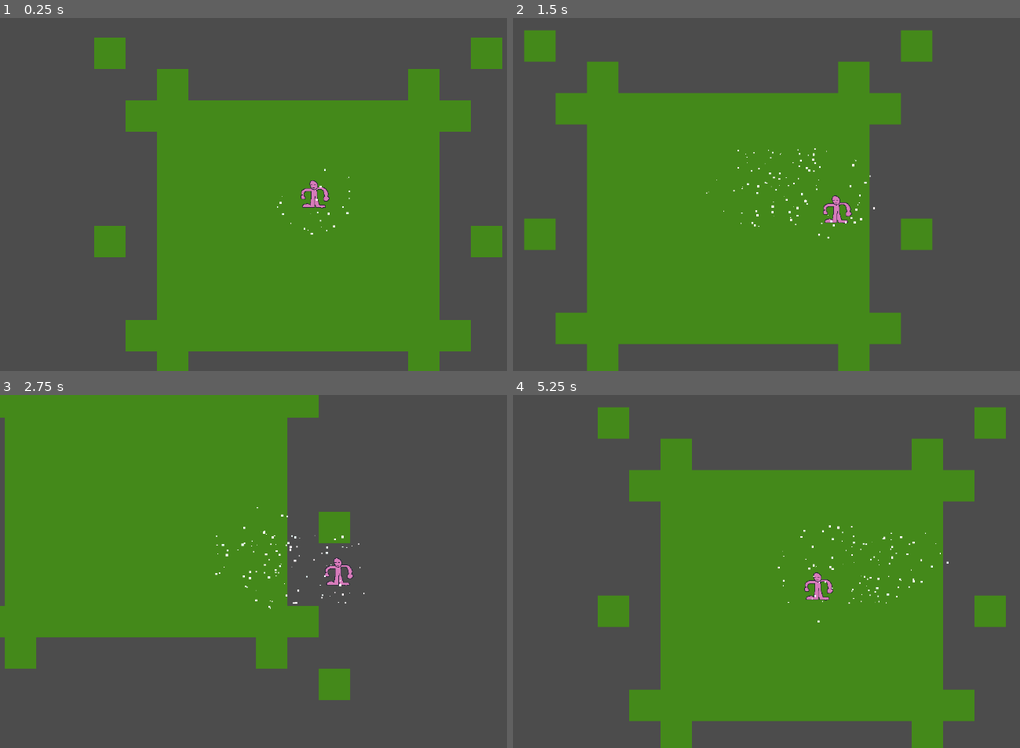
Above: before the commit, frames 1-4 (two rows, left to right).
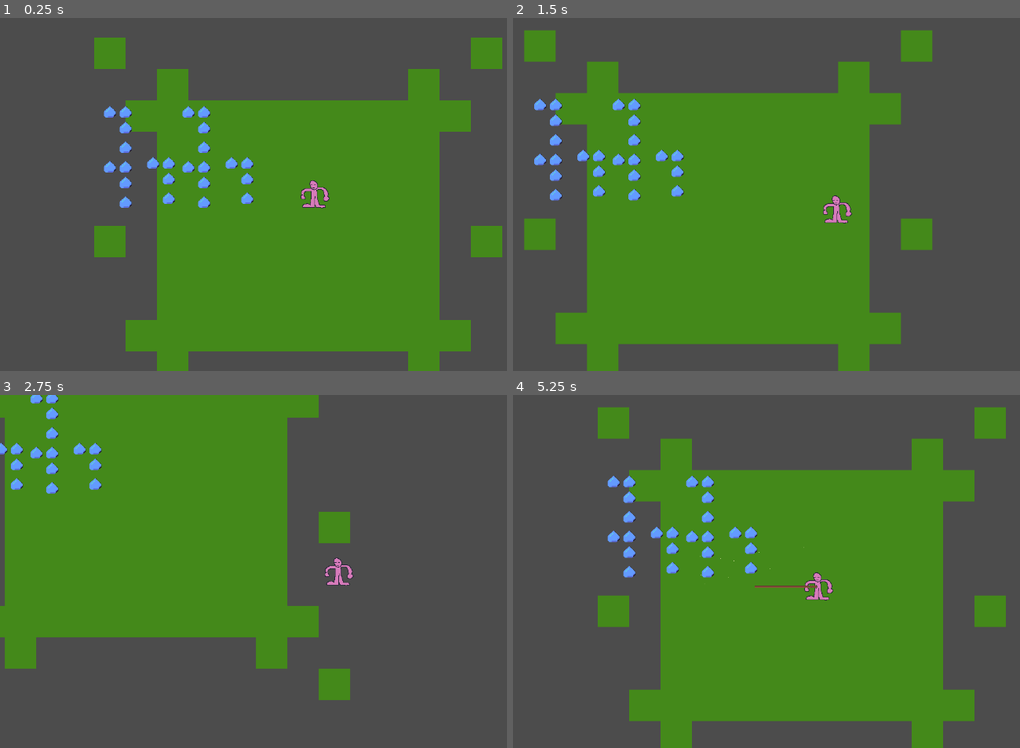
Above: after the commit, the same moments.

Repository: awindahl/rw-gamejam
Game: Godot game, scene res://TestBench.tscn
The game is run twice, just before and just after one commit, with the same random seed, the same clock (stepped at 60 frames per second) and the same inputs. The project has no main scene, so this scene is started directly.
Inputs:
- Up to frame 1 (0.25 s): no input
- Up to frame 2 (1.5 s): tap Enter (ui_accept) at 0.5, 0.77 s; hold Right (ui_right) 0.53-1.28 s; hold Down (ui_down) from 1.28 s (still down)
- Up to frame 3 (2.75 s): tap Enter (ui_accept) at 1.52 s; release Down (ui_down) at 2.03 s; hold Right (ui_right) from 2.03 s (still down)
- Up to frame 4 (5.25 s): release Right (ui_right) at 2.78 s; hold Up (ui_up) 2.78-3.53 s; tap Enter (ui_accept) at 3.02, 3.77, 4.52 s; hold Left (ui_left) 3.53-5.03 s; hold Down (ui_down) from 5.03 s (still down)

The runs differ from the first frame. In frame 1, 1.5% of the frame differs, in the area x 20-70%, y 24-62%; in frame 2, 1.6%; in frame 3, 1.1%; in frame 4, 1.7%, in the area x 18-86%, y 22-65%.

Commit message:
added whip attack and pickup

Diff:
--- /dev/null
+++ b/RW gamejam/Scenes/HitParticle.tscn
@@ -0,0 +1,24 @@
+[gd_scene load_steps=2 format=2]
+
+[sub_resource type="Curve" id=3]
+_data = [ Vector2( 0, 1 ), 0.0, 0.0, 0, 0, Vector2( 1, 0 ), 1.70188, 0.0, 0, 0 ]
+
+[node name="CPUParticles2D" type="CPUParticles2D"]
+emitting = false
+amount = 129
+one_shot = true
+speed_scale = 5.0
+explosiveness = 1.0
+local_coords = false
+emission_shape = 1
+emission_sphere_radius = 3.15
+direction = Vector2( 0.178, -0.59 )
+spread = 77.9
+initial_velocity = 73.73
+initial_velocity_random = 1.0
+linear_accel = 10.01
+linear_accel_random = 1.0
+scale_amount = 2.19
+scale_amount_random = 1.0
+scale_amount_curve = SubResource( 3 )
+color = Color( 0.933333, 0.952941, 0.701961, 1 )
--- /dev/null
+++ b/RW gamejam/Scenes/Pickup.tscn
@@ -0,0 +1,18 @@
+[gd_scene load_steps=4 format=2]
+
+[ext_resource path="res://Assets/placeholder_pickup.png" type="Texture" id=1]
+[ext_resource path="res://Scripts/Pickup.gd" type="Script" id=2]
+
+[sub_resource type="CircleShape2D" id=1]
+radius = 13.0
+
+[node name="Pickup" type="Area2D" groups=["Pickups"]]
+script = ExtResource( 2 )
+
+[node name="CollisionShape2D" type="CollisionShape2D" parent="."]
+shape = SubResource( 1 )
+
+[node name="Sprite" type="Sprite" parent="."]
+texture = ExtResource( 1 )
+
+[connection signal="body_entered" from="." to="." method="_on_Pickup_body_entered"]
--- a/RW gamejam/Scenes/Player.tscn
+++ b/RW gamejam/Scenes/Player.tscn
@@ -24,19 +24,19 @@
 shape = SubResource( 2 )
 
 [node name="CPUParticles2D" type="CPUParticles2D" parent="Hitbox"]
+visible = false
 amount = 100
+explosiveness = 1.0
 local_coords = false
+draw_order = 1
 emission_shape = 1
-emission_sphere_radius = 80.0
+emission_sphere_radius = 1.0
 direction = Vector2( 0, 0 )
 spread = 180.0
 gravity = Vector2( 0, 0 )
-scale_amount = 4.79
-scale_amount_random = 1.0
-hue_variation = 0.01
-hue_variation_random = 1.0
+initial_velocity = 80.0
+hue_variation = -0.09
 
-[node name="AttackTimer" type="Timer" parent="."]
-autostart = true
+[node name="Weapons" type="Node2D" parent="."]
 
-[connection signal="timeout" from="AttackTimer" to="." method="_on_AttackTimer_timeout"]
+[connection signal="area_entered" from="Hitbox" to="." method="_on_Hitbox_area_entered"]
--- /dev/null
+++ b/RW gamejam/Scenes/PulseAttack.tscn
@@ -0,0 +1,6 @@
+[gd_scene load_steps=2 format=2]
+
+[ext_resource path="res://Scripts/PulseAttack.gd" type="Script" id=1]
+
+[node name="PulseAttack" type="Node2D"]
+script = ExtResource( 1 )
--- /dev/null
+++ b/RW gamejam/Scenes/WhipAttack.tscn
@@ -0,0 +1,128 @@
+[gd_scene load_steps=6 format=2]
+
+[ext_resource path="res://Assets/weapon_whip_sheet.png" type="Texture" id=1]
+[ext_resource path="res://Scripts/WhipAttack.gd" type="Script" id=2]
+
+[sub_resource type="Animation" id=1]
+length = 0.001
+tracks/0/type = "value"
+tracks/0/path = NodePath("Sprite:frame")
+tracks/0/interp = 1
+tracks/0/loop_wrap = true
+tracks/0/imported = false
+tracks/0/enabled = true
+tracks/0/keys = {
+"times": PoolRealArray( 0 ),
+"transitions": PoolRealArray( 1 ),
+"update": 0,
+"values": [ 0 ]
+}
+tracks/1/type = "value"
+tracks/1/path = NodePath("Sprite:visible")
+tracks/1/interp = 1
+tracks/1/loop_wrap = true
+tracks/1/imported = false
+tracks/1/enabled = true
+tracks/1/keys = {
+"times": PoolRealArray( 0 ),
+"transitions": PoolRealArray( 1 ),
+"update": 0,
+"values": [ false ]
+}
+tracks/2/type = "value"
+tracks/2/path = NodePath("Area2D/CollisionShape2D:disabled")
+tracks/2/interp = 1
+tracks/2/loop_wrap = true
+tracks/2/imported = false
+tracks/2/enabled = true
+tracks/2/keys = {
+"times": PoolRealArray( 0 ),
+"transitions": PoolRealArray( 1 ),
+"update": 0,
+"values": [ true ]
+}
+
+[sub_resource type="Animation" id=2]
+resource_name = "Whip"
+length = 0.34
+tracks/0/type = "value"
+tracks/0/path = NodePath("Sprite:frame")
+tracks/0/interp = 1
+tracks/0/loop_wrap = true
+tracks/0/imported = false
+tracks/0/enabled = true
+tracks/0/keys = {
+"times": PoolRealArray( 0.0019061, 0.035272, 0.0708099, 0.264994, 0.297575 ),
+"transitions": PoolRealArray( 1, 1, 1, 1, 1 ),
+"update": 1,
+"values": [ 2, 1, 0, 1, 2 ]
+}
+tracks/1/type = "value"
+tracks/1/path = NodePath("Sprite:visible")
+tracks/1/interp = 1
+tracks/1/loop_wrap = true
+tracks/1/imported = false
+tracks/1/enabled = true
+tracks/1/keys = {
+"times": PoolRealArray( 0, 0.332147 ),
+"transitions": PoolRealArray( 1, 1 ),
+"update": 1,
+"values": [ true, false ]
+}
+tracks/2/type = "value"
+tracks/2/path = NodePath("Area2D/CollisionShape2D:disabled")
+tracks/2/interp = 1
+tracks/2/loop_wrap = true
+tracks/2/imported = false
+tracks/2/enabled = true
+tracks/2/keys = {
+"times": PoolRealArray( 0.00173767, 0.0708099, 0.264994 ),
+"transitions": PoolRealArray( 1, 1, 1 ),
+"update": 1,
+"values": [ true, false, true ]
+}
+tracks/3/type = "method"
+tracks/3/path = NodePath(".")
+tracks/3/interp = 1
+tracks/3/loop_wrap = true
+tracks/3/imported = false
+tracks/3/enabled = true
+tracks/3/keys = {
+"times": PoolRealArray( 0.0721131 ),
+"transitions": PoolRealArray( 1 ),
+"values": [ {
+"args": [  ],
+"method": "_particles"
+} ]
+}
+
+[sub_resource type="RectangleShape2D" id=4]
+extents = Vector2( 33, 2 )
+
+[node name="WhipAttack" type="Node2D"]
+script = ExtResource( 2 )
+
+[node name="Sprite" type="Sprite" parent="."]
+visible = false
+position = Vector2( 32, 0 )
+texture = ExtResource( 1 )
+hframes = 3
+
+[node name="AnimationPlayer" type="AnimationPlayer" parent="."]
+anims/RESET = SubResource( 1 )
+anims/Whip = SubResource( 2 )
+
+[node name="Timer" type="Timer" parent="."]
+autostart = true
+
+[node name="Area2D" type="Area2D" parent="."]
+
+[node name="CollisionShape2D" type="CollisionShape2D" parent="Area2D"]
+position = Vector2( 31, 0 )
+shape = SubResource( 4 )
+disabled = true
+
+[node name="ParticleSpawn" type="Position2D" parent="."]
+position = Vector2( 64, 0 )
+
+[connection signal="timeout" from="Timer" to="." method="_on_Timer_timeout"]
--- /dev/null
+++ b/RW gamejam/Scripts/Pickup.gd
@@ -0,0 +1,23 @@
+extends Area2D
+
+var has_player = false
+var Player = null
+var speed = 3
+
+# Called when the node enters the scene tree for the first time.
+func _ready():
+	pass # Replace with function body.
+
+
+# Called every frame. 'delta' is the elapsed time since the previous frame.
+func _process(delta):
+	if has_player:
+		position.x = lerp(position.x, Player.position.x, delta*speed)
+		position.y = lerp(position.y, Player.position.y, delta*speed)
+	else:
+		pass
+
+
+func _on_Pickup_body_entered(body):
+	if body.is_in_group("Player"):
+		queue_free()
--- a/RW gamejam/Scripts/Player.gd
+++ b/RW gamejam/Scripts/Player.gd
@@ -4,7 +4,7 @@
 onready var aoe_hitbox = $Hitbox
 onready var aoe_hitbox_size = $Hitbox/CollisionShape2D
 onready var attack_particles = $Hitbox/CPUParticles2D
-onready var attack_timer = $AttackTimer
+onready var weapons = $Weapons
 
 #input
 var up
@@ -14,12 +14,8 @@
 var select
 var cancel
 
-#how big the area around the player where enemies take damage is
+#how big the area around the player is for picking up items
 var aoe_size = 80
-
-#damage
-var max_damage = 10
-var attack_speed = 1
 
 #player movement
 var move_speed = 250
@@ -30,12 +26,11 @@
 
 # Called when the node enters the scene tree for the first time.
 func _ready():
-	_update_weapon()
-	attack_timer.wait_time = attack_speed
+	_update_ring()
 
-# Called when active weapons need to be changed.
-func _update_weapon():
-	attack_particles.emission_sphere_radius = aoe_size
+# Called when pickup area size is changed.
+func _update_ring():
+	#attack_particles.emission_sphere_radius = aoe_size
 	aoe_hitbox_size.shape.radius = aoe_size
 
 # Called every frame. 'delta' is the elapsed time since the previous frame.
@@ -48,6 +43,13 @@
 	select = Input.is_action_just_pressed("ui_accept")
 	cancel = Input.is_action_just_pressed("ui_cancel")
 
+	if Input.is_action_just_pressed("ui_left"):
+		weapons.scale.x = -1
+
+	if Input.is_action_just_pressed("ui_right"):
+		weapons.scale.x = 1
+
+	print(scale.x)
 	#movement direction handler
 	if up or down or left or right:
 		if up:
@@ -71,21 +73,12 @@
 	velocity.x = lerp(velocity.x, direction.x, acceleration)
 	velocity.y = lerp(velocity.y, direction.y, acceleration)
 
-
 	move_and_slide(velocity * move_speed)
 
 
-# Called on attacks
-func attack():
 
-	for body in aoe_hitbox.get_overlapping_bodies():
-		if body.is_in_group("Enemies"):
-			#TODO random damage from 0 to max damage
-			body.damage(max_damage)
-			print("attack!")
-
-	pass
-
-# Auto-attack
-func _on_AttackTimer_timeout():
-	attack()
+func _on_Hitbox_area_entered(area):
+	if area.is_in_group("Pickups"):
+		if not area.has_player:
+			area.has_player = true
+			area.Player = self
--- /dev/null
+++ b/RW gamejam/Scripts/PulseAttack.gd
@@ -0,0 +1,32 @@
+extends Node2D
+
+
+# Declare member variables here. Examples:
+# var a = 2
+# var b = "text"
+
+
+# Called when the node enters the scene tree for the first time.
+func _ready():
+	pass # Replace with function body.
+
+
+# Called every frame. 'delta' is the elapsed time since the previous frame.
+#func _process(delta):
+#	pass
+
+
+
+# Called on attacks
+#func attack():
+#
+#	for body in aoe_hitbox.get_overlapping_bodies():
+#		if body.is_in_group("Enemies"):
+#			#TODO random damage from 0 to max dam
+#			print("attack!")
+#
+#	pass
+#
+## Auto-attack
+#func _on_AttackTimer_timeout():
+#	attack()
--- /dev/null
+++ b/RW gamejam/Scripts/WhipAttack.gd
@@ -0,0 +1,35 @@
+extends Node2D
+
+onready var particles = preload("../Scenes/HitParticle.tscn")
+onready var spawn_point = $ParticleSpawn
+onready var anim_player = $AnimationPlayer
+onready var area = $Area2D
+
+var attack_speed = 1
+var damage = 1
+
+# Called when the node enters the scene tree for the first time.
+func _ready():
+	pass # Replace with function body.
+
+func attack():
+
+	for body in area.get_overlapping_bodies():
+		if body.is_in_group("Enemies"):
+			body.damage(damage)
+		else:
+			break
+
+	pass
+
+func _particles():
+	var new_particles = particles.instance()
+	new_particles.emitting = true
+	add_child(new_particles)
+	new_particles.position = spawn_point.position
+	print(new_particles)
+
+
+func _on_Timer_timeout():
+	anim_player.play("Whip")
+	attack()
--- a/RW gamejam/TestBench.tscn
+++ b/RW gamejam/TestBench.tscn
@@ -1,12 +1,17 @@
-[gd_scene load_steps=4 format=2]
+[gd_scene load_steps=6 format=2]
 
 [ext_resource path="res://Scenes/PlayerCamera.tscn" type="PackedScene" id=1]
 [ext_resource path="res://Scenes/Player.tscn" type="PackedScene" id=2]
 [ext_resource path="res://Assets/BackgroundTiles.tres" type="TileSet" id=3]
+[ext_resource path="res://Scenes/Pickup.tscn" type="PackedScene" id=4]
+[ext_resource path="res://Scenes/WhipAttack.tscn" type="PackedScene" id=5]
 
 [node name="TestBench" type="Node2D"]
 
 [node name="Player" parent="." instance=ExtResource( 2 )]
+
+[node name="WhipAttack" parent="Player/Weapons" index="0" instance=ExtResource( 5 )]
+scale = Vector2( 2, 2 )
 
 [node name="PlayerCamera" parent="Player" instance=ExtResource( 1 )]
 
@@ -16,4 +21,76 @@
 format = 1
 tile_data = PoolIntArray( -262151, 0, 0, -327675, 0, 0, -196613, 0, 0, -262141, 0, 0, -131078, 0, 0, -131077, 0, 0, -13 …(1080 unchanged characters)…
 
-[node name="KinematicBody2D" type="KinematicBody2D" parent="."]
+[node name="Pickup" parent="." instance=ExtResource( 4 )]
+position = Vector2( -136, 8 )
+
+[node name="Pickup2" parent="." instance=ExtResource( 4 )]
+position = Vector2( -136, -32 )
+
+[node name="Pickup3" parent="." instance=ExtResource( 4 )]
+position = Vector2( -136, -64 )
+
+[node name="Pickup4" parent="." instance=ExtResource( 4 )]
+position = Vector2( -168, -64 )
+
+[node name="Pickup5" parent="." instance=ExtResource( 4 )]
+position = Vector2( -224, 16 )
+
+[node name="Pickup6" parent="." instance=ExtResource( 4 )]
+position = Vector2( -224, -24 )
+
+[node name="Pickup7" parent="." instance=ExtResource( 4 )]
+position = Vector2( -224, -56 )
+
+[node name="Pickup8" parent="." instance=ExtResource( 4 )]
+position = Vector2( -256, -56 )
+
+[node name="Pickup9" parent="." instance=ExtResource( 4 )]
+position = Vector2( -224, -96 )
+
+[node name="Pickup10" parent="." instance=ExtResource( 4 )]
+position = Vector2( -224, -136 )
+
+[node name="Pickup11" parent="." instance=ExtResource( 4 )]
+position = Vector2( -224, -168 )
+
+[node name="Pickup12" parent="." instance=ExtResource( 4 )]
+position = Vector2( -256, -168 )
+
+[node name="Pickup13" parent="." instance=ExtResource( 4 )]
+position = Vector2( -296, 8 )
+
+[node name="Pickup14" parent="." instance=ExtResource( 4 )]
+position = Vector2( -296, -32 )
+
+[node name="Pickup15" parent="." instance=ExtResource( 4 )]
+position = Vector2( -296, -64 )
+
+[node name="Pickup16" parent="." instance=ExtResource( 4 )]
+position = Vector2( -328, -64 )
+
+[node name="Pickup17" parent="." instance=ExtResource( 4 )]
+position = Vector2( -384, 16 )
+
+[node name="Pickup18" parent="." instance=ExtResource( 4 )]
+position = Vector2( -384, -24 )
+
+[node name="Pickup19" parent="." instance=ExtResource( 4 )]
+position = Vector2( -384, -56 )
+
+[node name="Pickup20" parent="." instance=ExtResource( 4 )]
+position = Vector2( -416, -56 )
+
+[node name="Pickup21" parent="." instance=ExtResource( 4 )]
+position = Vector2( -384, -96 )
+
+[node name="Pickup22" parent="." instance=ExtResource( 4 )]
+position = Vector2( -384, -136 )
+
+[node name="Pickup23" parent="." instance=ExtResource( 4 )]
+position = Vector2( -384, -168 )
+
+[node name="Pickup24" parent="." instance=ExtResource( 4 )]
+position = Vector2( -416, -168 )
+
+[editable path="Player"]
Binary file added: RW gamejam/Assets/placeholder_pickup.png
Not shown, added: RW gamejam/Assets/placeholder_pickup.png.import
Binary file added: RW gamejam/Assets/weapon_whip_sheet.png
Not shown, added: RW gamejam/Assets/weapon_whip_sheet.png.import
